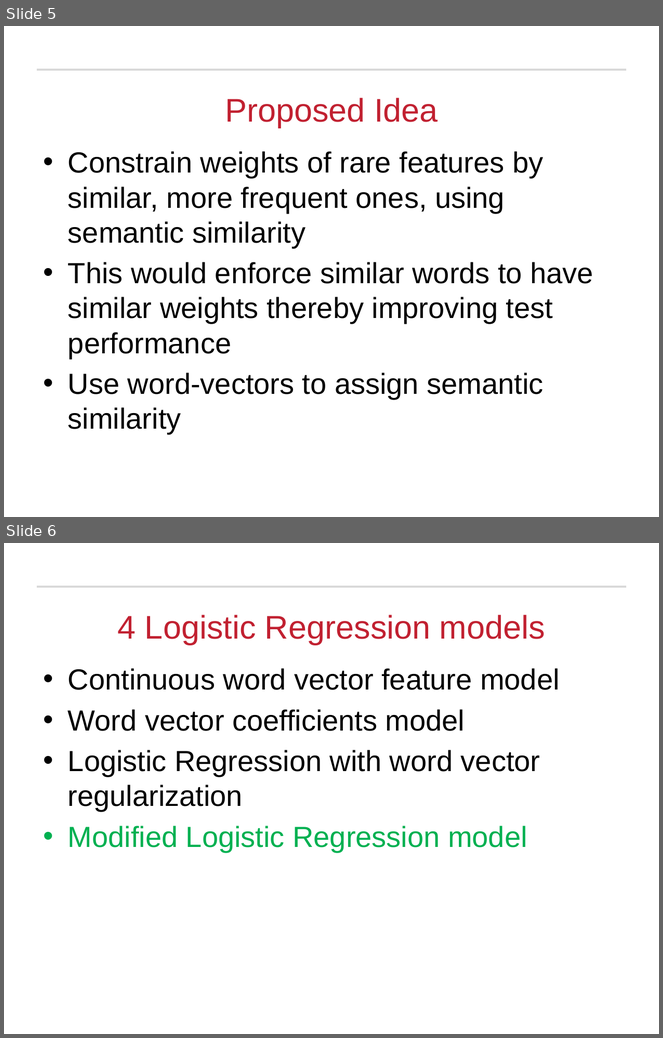
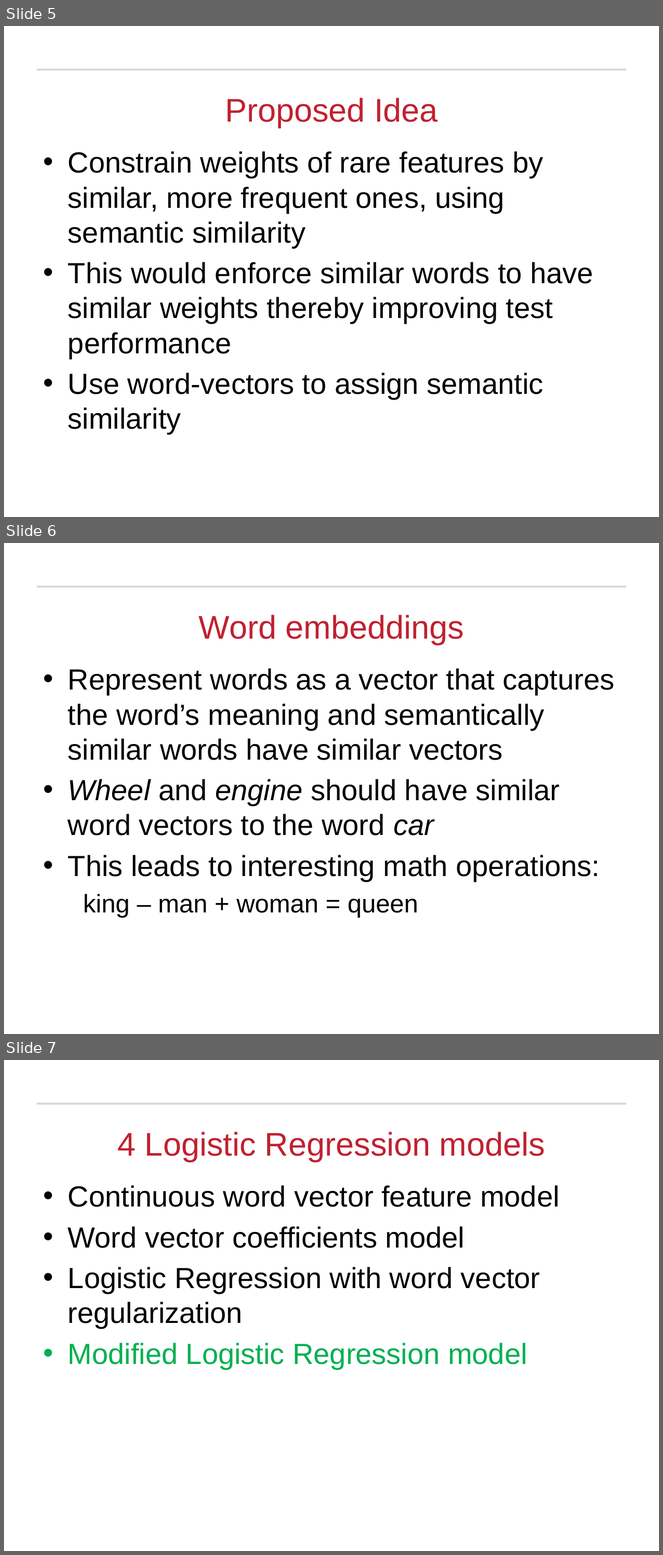
Before and after one commit to RamkishanPanthena/Thesis, a slide deck: defense.pptx. Shown one above the other, each under a label of ours: slides 5 and 6 before the commit, slides 5, 6 and 7 after it. The pictures are 663x1038 and 663x1555 pixels, drawn with LibreOffice and Linux fonts; fonts in the diff are those of the drawing; background and template pictures are left out. Boxes give left, top, right and bottom in pixels: in the first picture for what was removed or moved away, otherwise in the second. Text is boxed around its words. In the diff, an @@ line names an element or a change of style, - is before the commit and + after.

```diff
--- a/defense.pptx
+++ b/defense.pptx
@@ slide 6 added at (4,543,659,1034), background #FFFFFF; not listed: 1 template element that a slide beside it also shows @@
@@ title added at (199,615,464,645), 36 pt, text #C12030 @@
+Word embeddings
@@ text added at (68,668,615,918), 32 pt, text #000000 @@
+• Represent words as a vector that captures the word’s meaning and semantically similar words have similar vectors
+• Wheel and engine should have similar word vectors to the word car
+• This leads to interesting math operations:
+  king – man + woman = queen
@@ what was slide 6 is now slide 7 @@
```
Also in this commit, not shown: 16 slides changed, 9 other slides added, 1 slide removed.
